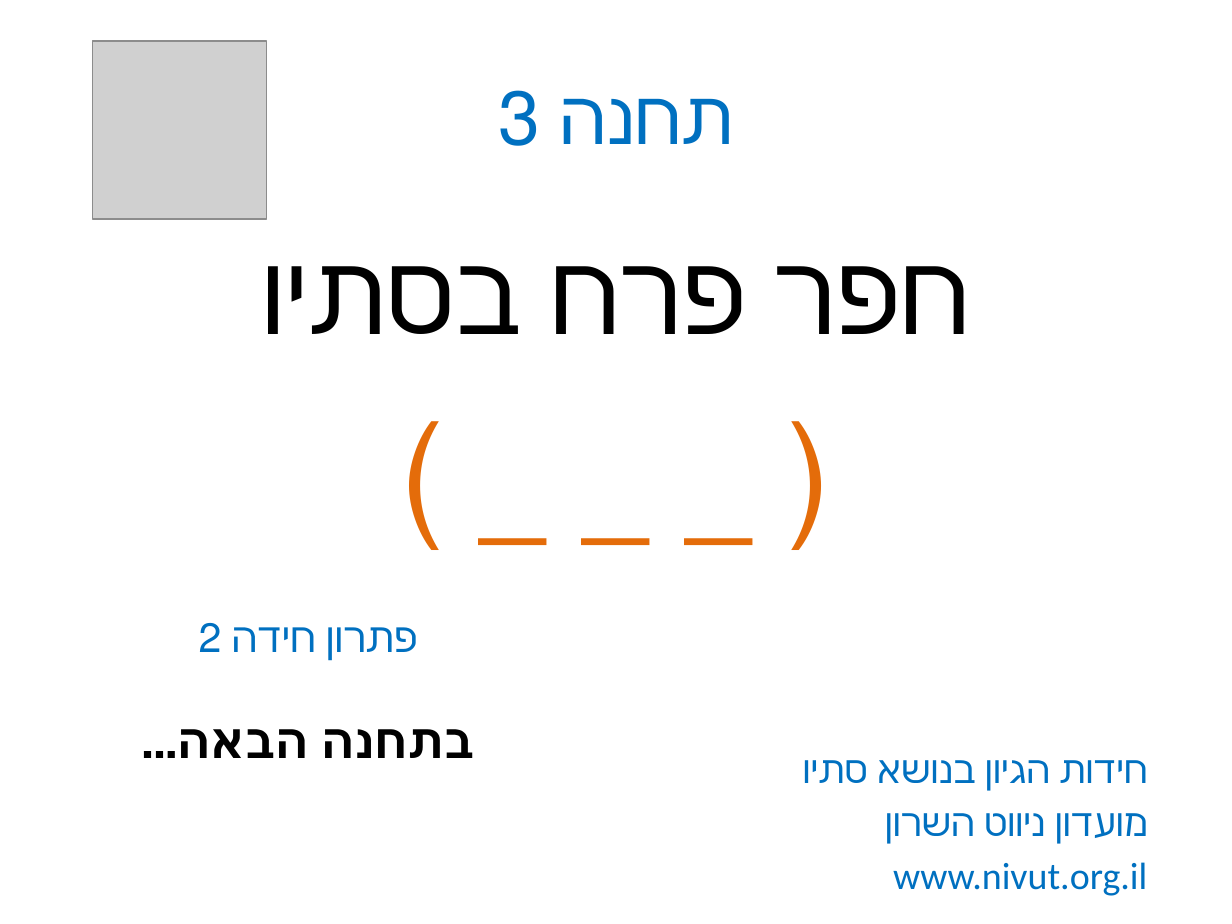
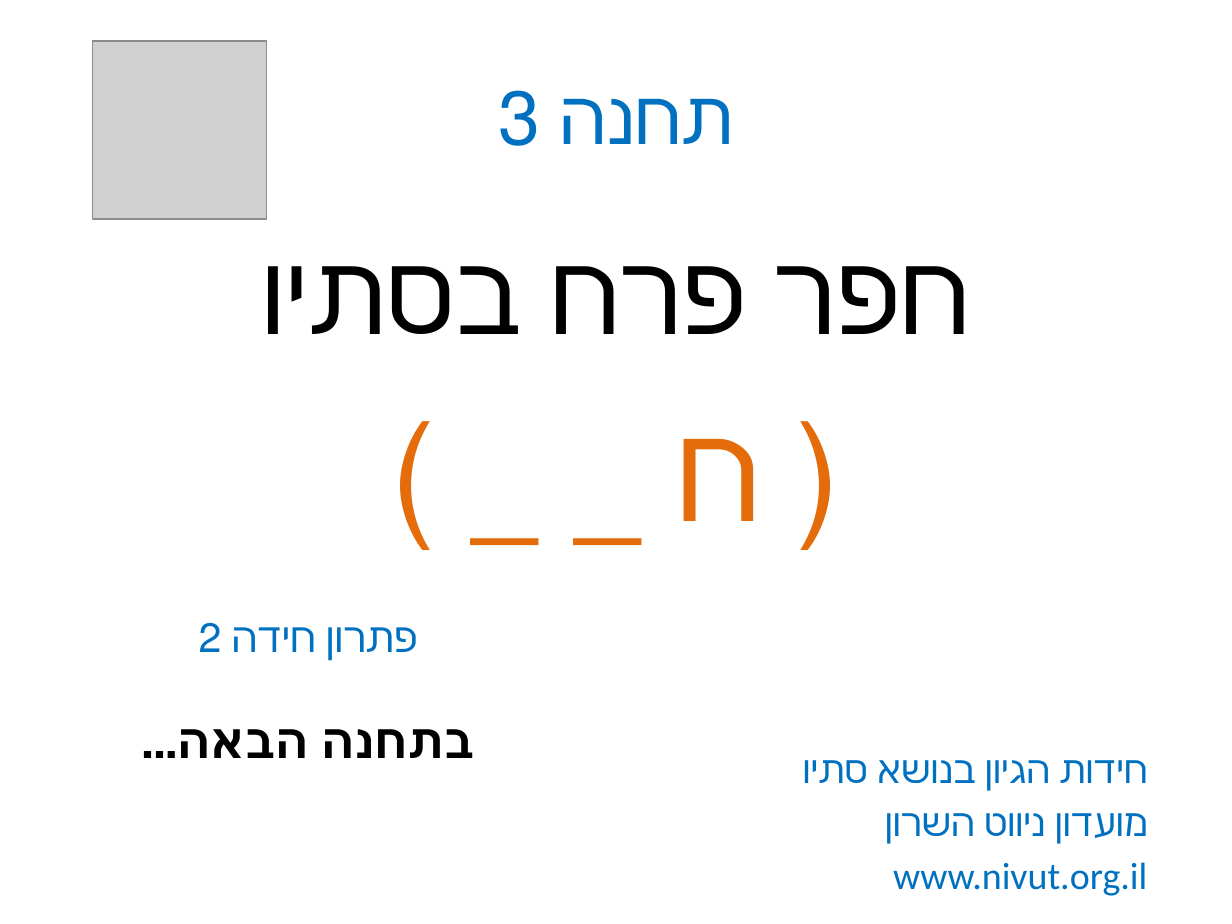
Before and after one commit to HasharonOC/hasharonoc.github.io, a slide deck: slide 4 of events/Horashim_2022/חידות_הגיון_לניווט_חורשים_2022_סתיו.pptx. Drawn at 1232x924 pixels with LibreOffice and Linux fonts; fonts in the diff are those of the drawing; grey boxes stand for pictures. Boxes give left, top, right and bottom in pixels: in the first picture for what was removed or moved away, otherwise in the second. Text is boxed around its words. In the diff, an @@ line names an element or a change of style, - is before the commit and + after.

```diff
--- a/events/Horashim_2022/חידות_הגיון_לניווט_חורשים_2022_סתיו.pptx
+++ b/events/Horashim_2022/חידות_הגיון_לניווט_חורשים_2022_סתיו.pptx
@@ text at <box>676,439,761,521</box>: text changed @@
-( _ _ _ )
+( ח _ _ )
```
Also in this commit, not shown: 13 other slides changed, 4 other files.
